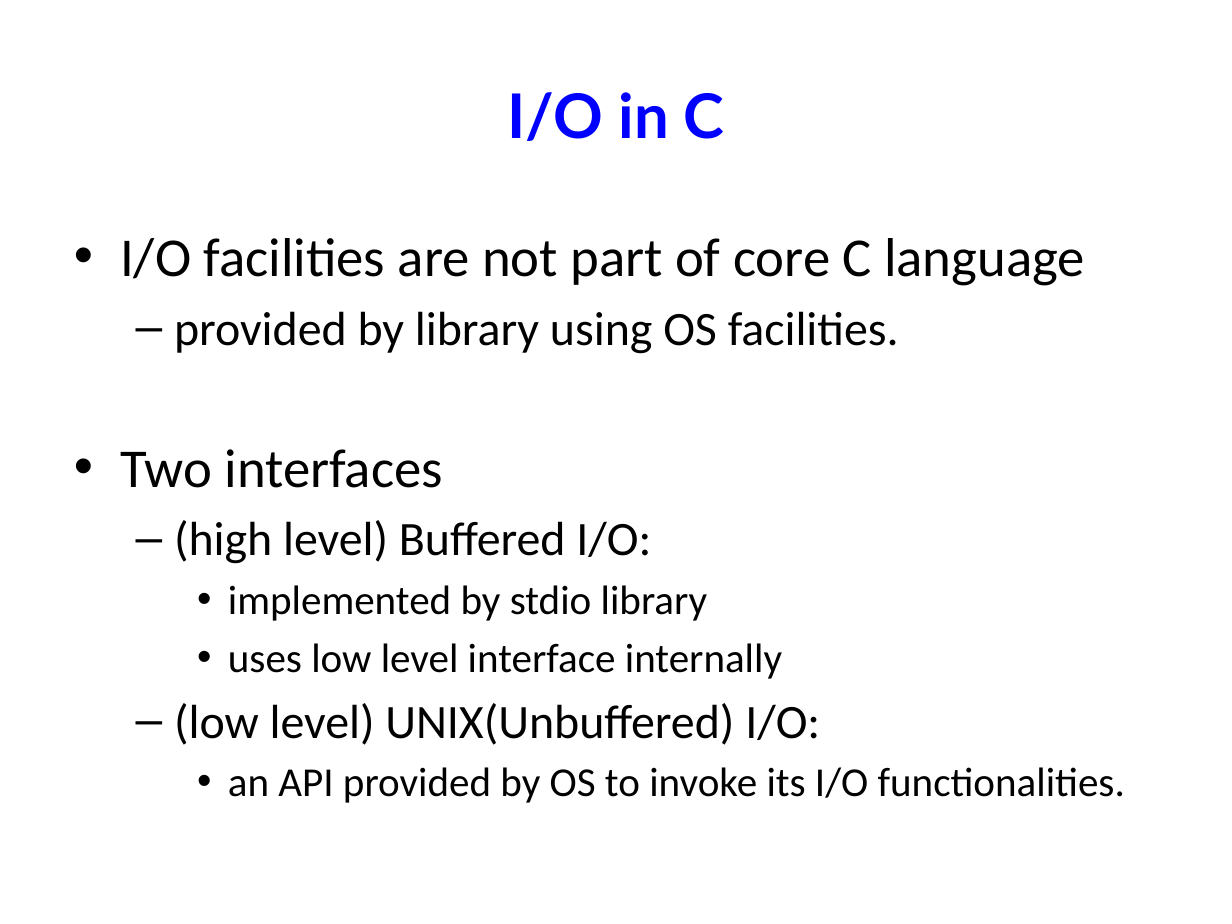
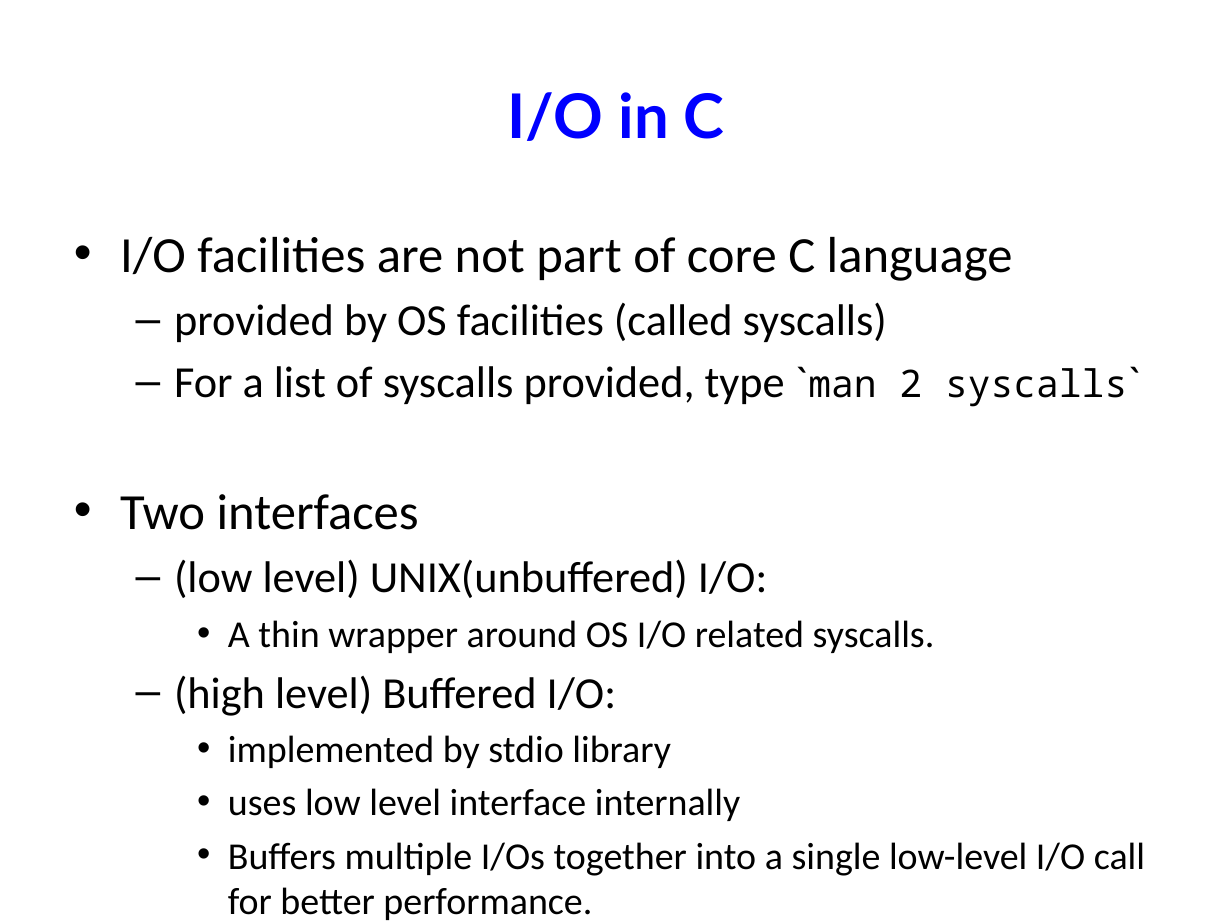
Before and after one commit to NYU-CSO/nyu-cso.github.io, a slide deck: slide 14 of notes/07-largec-io.pptx (slide 18 before the commit). Drawn at 1232x924 pixels with LibreOffice and Linux fonts; fonts in the diff are those of the drawing. Boxes give left, top, right and bottom in pixels: in the first picture for what was removed or moved away, otherwise in the second. Text is boxed around its words. In the diff, an @@ line names an element or a change of style, - is before the commit and + after.

```diff
--- a/notes/07-largec-io.pptx
+++ b/notes/07-largec-io.pptx
@@ text at [120,237,1013,821]: size 32 to 29.6 pt in "I/O facilities are not part of core ...", "Two interfaces"; size 28 to 25.9 pt in "(high level) Buffered I/O:"; size 24 to 22.2 pt in "implemented by stdio library", "uses low level interface internally" @@
@@ text at [174,302,1127,407]: text changed; size 28 to 25.9 pt @@
-  – provided by library using OS facilities.
+  – provided by OS facilities (called syscalls)
+  – For a list of syscalls provided, type `man 2 syscalls`
@@ text at [174,559,935,653]: paragraphs added @@
+  – (low level) UNIX(unbuffered) I/O:
+    • A thin wrapper around OS I/O related syscalls.
@@ text at [228,842,1145,915]: text changed; size 24 to 22.2 pt @@
-  – (low level) UNIX(Unbuffered) I/O:
-    • an API provided by OS to invoke its I/O functionalities.
+    • Buffers multiple I/Os together into a single low-level I/O call for better performance.
```
Also in this commit, not shown: 11 other slides changed, 3 slides added, 9 slides removed, 6 other files.
